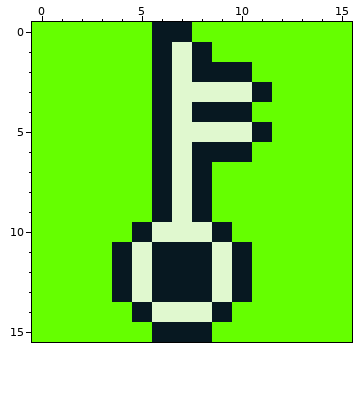
One commit to this pixel-art sprite: assets/sprites/Key.png. The first picture shows the starting point.
The file is 16x16 pixels.
Now the later version:
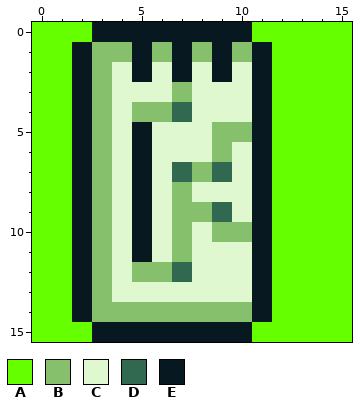
Palette (. is transparent): A #65ff00  B #86c06c  C #e0f8cf  D #306850  E #071821
From old to new:
y 0: x 3..5 AAA -> EEE; x 8..10 AAA -> EEE
y 1: x 2..11 AAAAECEAAA -> EBBEBEBEBE
y 2: x 2..8 AAAAECE -> EBCECEC; x 10..11 EA -> CE
y 3: x 2..7 AAAAEC -> EBCCCB
y 4: x 2..11 AAAAECEEEA -> EBCBBDCCCE
y 5: x 2..6 AAAAE -> EBCEC; x 9..10 CC -> BB
y 6: x 2..6 AAAAE -> EBCEC; x 8..11 EEEA -> CBCE
y 7: x 2..11 AAAAECEAAA -> EBCECDBDCE
y 8: x 2..11 AAAAECEAAA -> EBCECBCCCE
y 9: x 2..11 AAAAECEAAA -> EBCECBBDCE
y 10: x 2..4 AAA -> EBC; x 7 C -> B; x 9..11 EAA -> BBE
y 11: x 2..8 AAECEEE -> EBCECBC; x 10..11 EA -> CE
y 12: x 2..8 AAECEEE -> EBCBBDC; x 10..11 EA -> CE
y 13: x 2..4 AAE -> EBC; x 6..8 EEE -> CCC; x 10..11 EA -> CE
y 14: x 2..11 AAAECCCEAA -> EBBBBBBBBE
y 15: x 3..5 AAA -> EEE; x 9..10 AA -> EE
